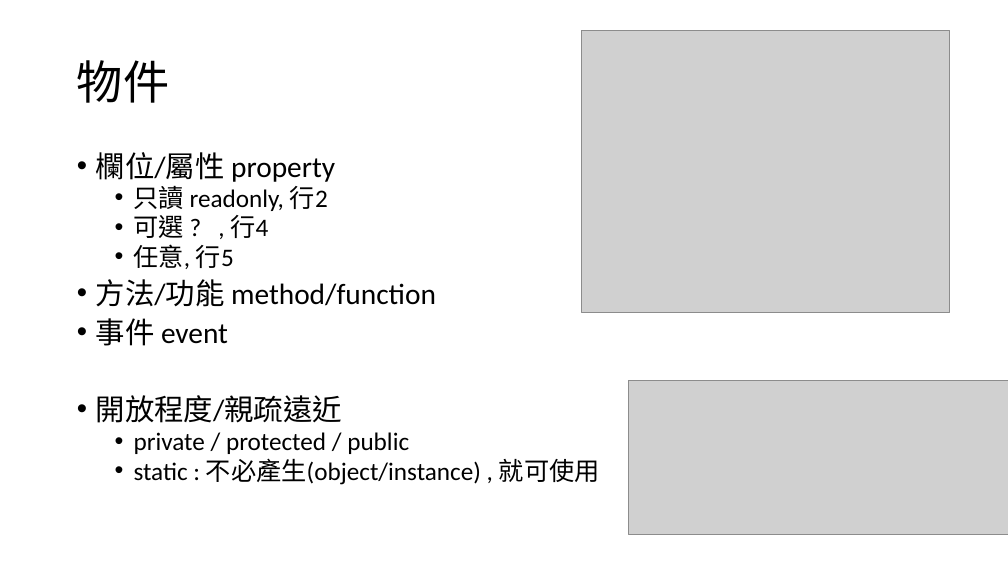
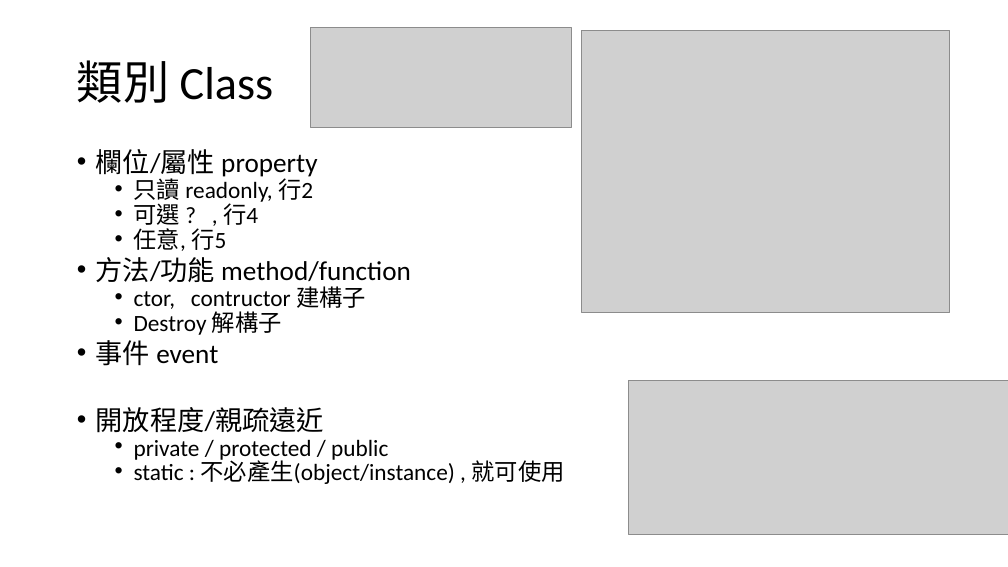
Before and after one commit to toby811023/lesson0314, a slide deck: slide 11 of typescript新手指南.pptx (slide 12 before the commit). Drawn at 1008x567 pixels with LibreOffice and Linux fonts; fonts in the diff are those of the drawing; grey boxes stand for pictures. Boxes give left, top, right and bottom in pixels: in the first picture for what was removed or moved away, otherwise in the second. Text is boxed around its words. In the diff, an @@ line names an element or a change of style, - is before the commit and + after.

Commit message:
add class

```diff
--- a/typescript新手指南.pptx
+++ b/typescript新手指南.pptx
@@ picture added at box(310, 27, 571, 127) @@
@@ title at box(77, 60, 273, 103): text changed @@
-物件
+類別 Class
@@ text at box(96, 149, 564, 484): size 28 to 25.9 pt in "欄位/屬性 property", "方法/功能 method/function", "事件 event", "開放程度/親疏遠近"; size 24 to 22.2 pt in "只讀 readonly, 行2", "可選 ? , 行4", "任意, 行5", "private / protected / public" and 1 more places; line spacing 0.8 to 0.7 @@
@@ text at box(134, 286, 366, 335): paragraphs added @@
+  • ctor, contructor 建構子
+  • Destroy 解構子
```
Also in this commit, not shown: 3 other slides changed, 1 slide added, 6 other files.
